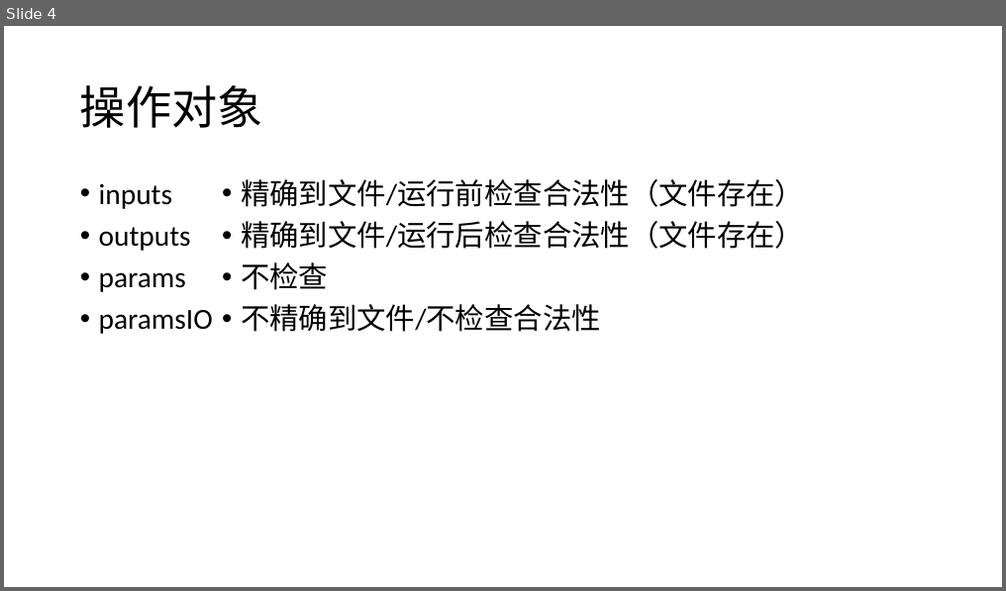
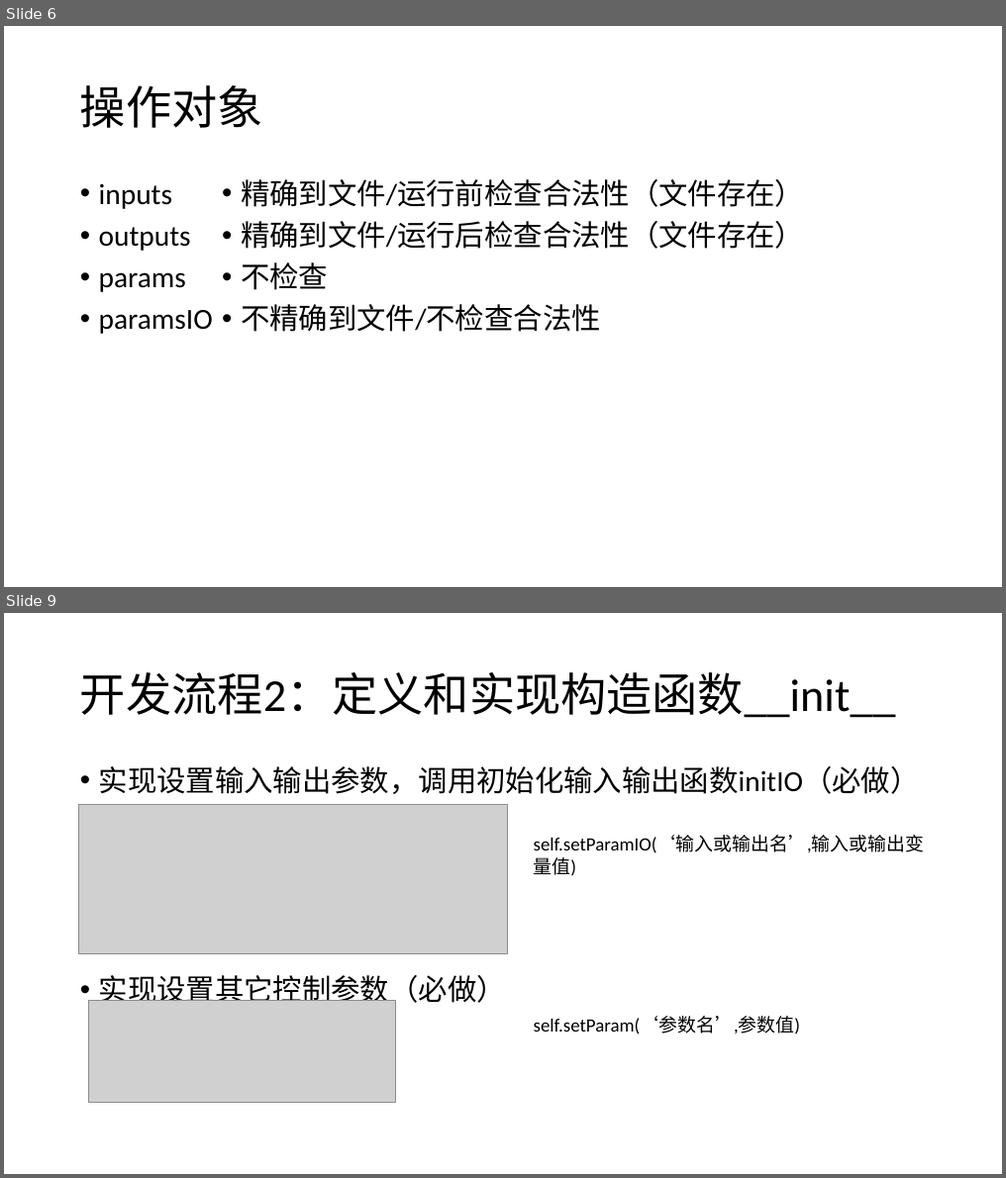
Before and after one commit to chansigit/HCAChina-Doc, a slide deck: 施工文档/开发文档/HCA-China Pipeline Framework 魏征.pptx. Shown one above the other, each under a label of ours: slide 4 before the commit, slides 6 and 9 after it; the slides between them are not shown. The pictures are 1006x591 and 1006x1178 pixels, drawn with LibreOffice and Linux fonts; fonts in the diff are those of the drawing; grey boxes stand for pictures. Boxes give left, top, right and bottom in pixels: in the first picture for what was removed or moved away, otherwise in the second. Text is boxed around its words. In the diff, an @@ line names an element or a change of style, - is before the commit and + after.

Commit message:
update 开发文档

```diff
--- a/施工文档/开发文档/HCA-China Pipeline Framework 魏征.pptx
+++ b/施工文档/开发文档/HCA-China Pipeline Framework 魏征.pptx
@@ slide 9 added at box(4, 613, 1002, 1174), background #FFFFFF @@
@@ title added at box(80, 672, 896, 718), 44 pt, text #000000 @@
+开发流程2：定义和实现构造函数__init__
@@ text added at box(99, 766, 920, 1008), 28 pt, text #000000 @@
+• 实现设置输入输出参数，调用初始化输入输出函数initIO（必做）
+• 实现设置其它控制参数（必做）
@@ picture added at box(78, 805, 507, 955) @@
@@ text added at box(534, 836, 925, 876), 18 pt, text #000000 @@
+self.setParamIO(‘输入或输出名’,输入或输出变量值)
@@ picture added at box(88, 1001, 395, 1102) @@
@@ text added at box(534, 1017, 801, 1035), 18 pt, text #000000 @@
+self.setParam(‘参数名’,参数值)
@@ what was slide 4 is now slide 6 @@
```
Also in this commit, not shown: 10 other slides added, 1 slide removed.
